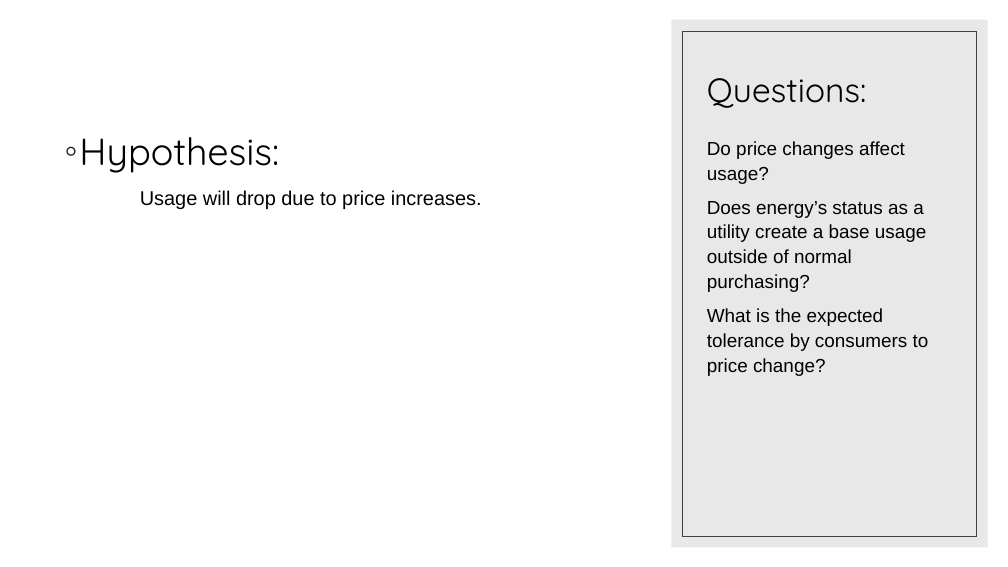
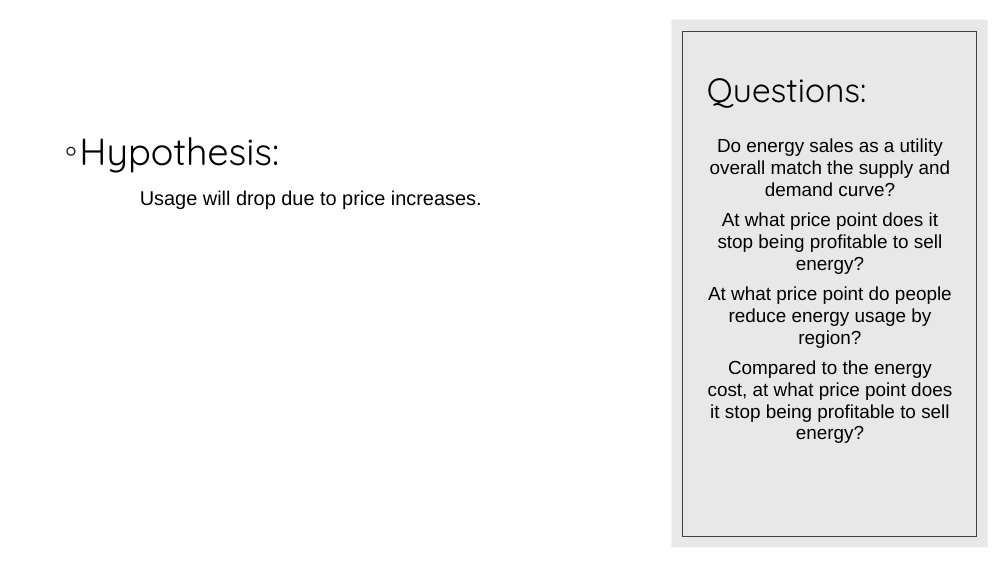
Before and after one commit to JWatson1102/project_1, a slide deck: slide 3 of Presentaion.pptx. Drawn at 1008x567 pixels with LibreOffice and Linux fonts; fonts in the diff are those of the drawing. Boxes give left, top, right and bottom in pixels: in the first picture for what was removed or moved away, otherwise in the second. Text is boxed around its words. In the diff, an @@ line names an element or a change of style, - is before the commit and + after.

```diff
--- a/Presentaion.pptx
+++ b/Presentaion.pptx
@@ text at (708, 138, 952, 443): text changed @@
-Do price changes affect usage?
-Does energy’s status as a utility create a base usage outside of normal
-purchasing?
-What is the expected tolerance by consumers to price change?
+Do energy sales as a utility overall match the supply and demand curve?
+At what price point does it stop being profitable to sell energy?
+At what price point do people reduce energy usage by region?
+Compared to the energy cost, at what price point does it stop being profitable to sell energy?
```
Also in this commit, not shown: 3 other slides changed, 5 slides added, 2 slides removed, 1 other file.
